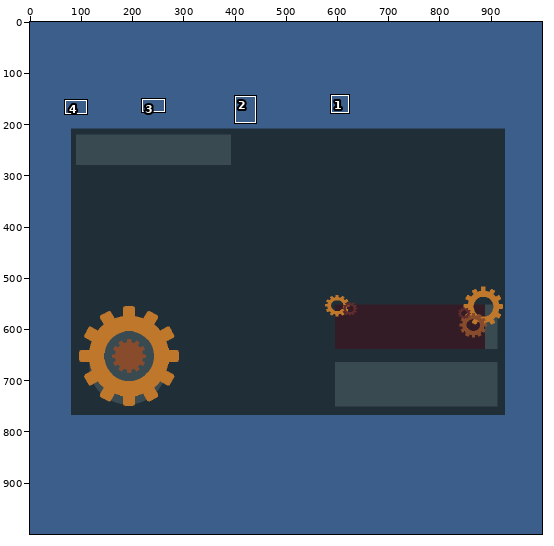
A pixel-art file gets an edit: Aseprite/Sprite-0004.aseprite. Above, an overview of the earlier version with the close-up marked.
Close-up. Earlier state:
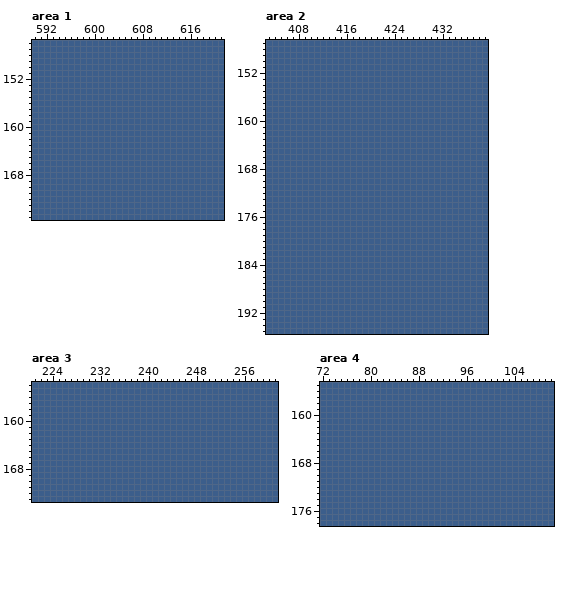
1000x1000 pixels, 1 frame. Shown: area 1: x 590..621, y 146..175; area 2: x 403..439, y 147..195; area 3: x 221..261, y 154..173; area 4: x 72..110, y 155..178. The commit also changed other parts of the picture, which this record leaves out.
New version:
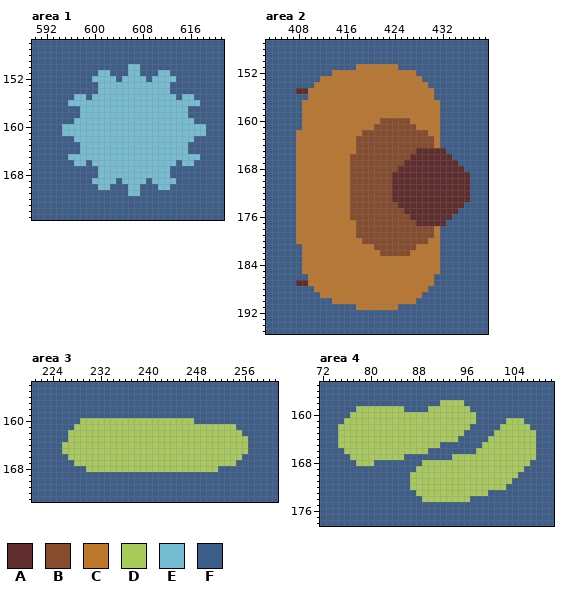
Palette (. is transparent): A #602c2c  B #884b2b  C #be772b  D #a8ca58  E #73bed3  F #3c5e8b
The author wrote: Worked On HealthBar
Changes in this commit:
layer "Buttons" added
layer "HealthBar Deets" added
Changed rows in their new state; - is an unchanged pixel.
Area 1, layer "Buttons":
first column x 595:
150 -----------EE-----------
151 ------EE---EE---EE------
152 -----EEEE-EEEE-EEEE-----
153 ------EEEEEEEEEEEE------
154 ------EEEEEEEEEEEE------
155 --EE-EEEEEEEEEEEEEE-EE--
156 -EEEEEEEEEEEEEEEEEEEEEE-
157 ---EEEEEEEEEEEEEEEEEE---
158 ---EEEEEEEEEEEEEEEEEE---
159 --EEEEEEEEEEEEEEEEEEEE--
160 EEEEEEEEEEEEEEEEEEEEEEEE
161 EEEEEEEEEEEEEEEEEEEEEEEE
162 --EEEEEEEEEEEEEEEEEEEE--
163 ---EEEEEEEEEEEEEEEEEE---
164 ---EEEEEEEEEEEEEEEEEE---
165 -EEEEEEEEEEEEEEEEEEEEEE-
166 --EE-EEEEEEEEEEEEEE-EE--
167 ------EEEEEEEEEEEE------
168 ------EEEEEEEEEEEE------
169 -----EEEE-EEEE-EEEE-----
170 ------EE---EE---EE------
171 -----------EE-----------
Area 2, layer "HealthBar Deets":
first column x 408:
151 ----------CCCCCCC------------
152 ------CCCCCCCCCCCCCC---------
153 ----CCCCCCCCCCCCCCCCC--------
154 ---CCCCCCCCCCCCCCCCCCC-------
155 AACCCCCCCCCCCCCCCCCCCCC------
156 --CCCCCCCCCCCCCCCCCCCCC------
157 -CCCCCCCCCCCCCCCCCCCCCCC-----
158 -CCCCCCCCCCCCCCCCCCCCCCC-----
159 -CCCCCCCCCCCCCCCCCCCCCCC-----
160 -CCCCCCCCCCCCCBBBBBCCCCC-----
161 -CCCCCCCCCCCCBBBBBBBCCCC-----
162 CCCCCCCCCCCBBBBBBBBBBBCC-----
163 CCCCCCCCCCBBBBBBBBBBBBBC-----
164 CCCCCCCCCCBBBBBBBBBBBBBC-----
165 CCCCCCCCCCBBBBBBBBBBAAAAA----
166 CCCCCCCCCBBBBBBBBBBAAAAAAA---
167 CCCCCCCCCBBBBBBBBBAAAAAAAAA--
168 CCCCCCCCCBBBBBBBBAAAAAAAAAAA-
169 CCCCCCCCCBBBBBBBAAAAAAAAAAAAA
170 CCCCCCCCCBBBBBBBAAAAAAAAAAAAA
171 CCCCCCCCCBBBBBBBAAAAAAAAAAAAA
172 CCCCCCCCCBBBBBBBAAAAAAAAAAAAA
173 CCCCCCCCCBBBBBBBAAAAAAAAAAAAA
174 CCCCCCCCCBBBBBBBBAAAAAAAAAAA-
175 CCCCCCCCCBBBBBBBBBAAAAAAAAA--
176 CCCCCCCCCBBBBBBBBBBAAAAAAA---
177 CCCCCCCCCCBBBBBBBBBBAAAAA----
178 CCCCCCCCCCBBBBBBBBBBBBBC-----
179 CCCCCCCCCCBBBBBBBBBBBBBC-----
180 CCCCCCCCCCCBBBBBBBBBBBCC-----
181 -CCCCCCCCCCCCBBBBBBBCCCC-----
182 -CCCCCCCCCCCCCBBBBBCCCCC-----
183 -CCCCCCCCCCCCCCCCCCCCCCC-----
184 -CCCCCCCCCCCCCCCCCCCCCCC-----
185 -CCCCCCCCCCCCCCCCCCCCCCC-----
186 --CCCCCCCCCCCCCCCCCCCCC------
187 AACCCCCCCCCCCCCCCCCCCCC------
188 ---CCCCCCCCCCCCCCCCCCC-------
189 ----CCCCCCCCCCCCCCCCC--------
190 ------CCCCCCCCCCCCCC---------
191 ----------CCCCCCC------------
Area 3, layer "HealthBar Deets":
first column x 226:
160 ---DDDDDDDDDDDDDDDDDDD---------
161 --DDDDDDDDDDDDDDDDDDDDDDDDDDD--
162 -DDDDDDDDDDDDDDDDDDDDDDDDDDDDD-
163 -DDDDDDDDDDDDDDDDDDDDDDDDDDDDDD
164 DDDDDDDDDDDDDDDDDDDDDDDDDDDDDDD
165 DDDDDDDDDDDDDDDDDDDDDDDDDDDDDDD
166 -DDDDDDDDDDDDDDDDDDDDDDDDDDDDD-
167 --DDDDDDDDDDDDDDDDDDDDDDDDDDD--
168 ----DDDDDDDDDDDDDDDDDDDDDD-----
Area 4, layer "HealthBar Deets":
first column x 75:
158 -----------------DDDD------------
159 ---DDDDDDDD----DDDDDDD-----------
160 --DDDDDDDDDDDDDDDDDDDDD----------
161 -DDDDDDDDDDDDDDDDDDDDDD-----DDD--
162 DDDDDDDDDDDDDDDDDDDDDD-----DDDDD-
163 DDDDDDDDDDDDDDDDDDDDD-----DDDDDDD
164 DDDDDDDDDDDDDDDDDDDD-----DDDDDDDD
165 DDDDDDDDDDDDDDDDD-------DDDDDDDDD
166 -DDDDDDDDDDDDDD--------DDDDDDDDDD
167 --DDDDDDDDD--------DDDDDDDDDDDDDD
168 ---DDD--------DDDDDDDDDDDDDDDDDD-
169 -------------DDDDDDDDDDDDDDDDDD--
170 ------------DDDDDDDDDDDDDDDDDD---
171 ------------DDDDDDDDDDDDDDDDD----
172 ------------DDDDDDDDDDDDDDDD-----
173 -------------DDDDDDDDDDDD--------
174 --------------DDDDDDDD-----------
Boxes around the changes in both close-ups, in picture pixels (x1, y1, x2, y2):
changed: (62, 64, 206, 196)
changed: (296, 64, 470, 310)
changed: (62, 418, 248, 472)
changed: (338, 400, 536, 502)
